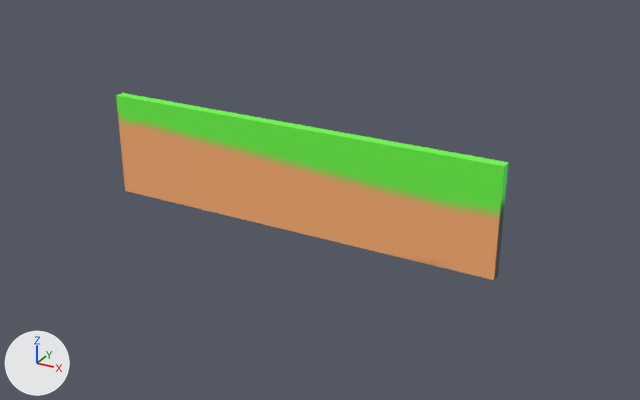
A saved change to the OBJ model Resources/Models/TitleStage/titleStage.obj.
One viewpoint serves both versions: a camera (50 mm lens) standing at (76.0, -127.7, 60.8) and looking at (5.1, 1.0, -3.6). Every picture has the same lights, and +X, +Y and +Z are marked at lower left. Where no turn or scale is listed for an object, it has been applied to the vertices.

Objects in the first picture: '立方体'.
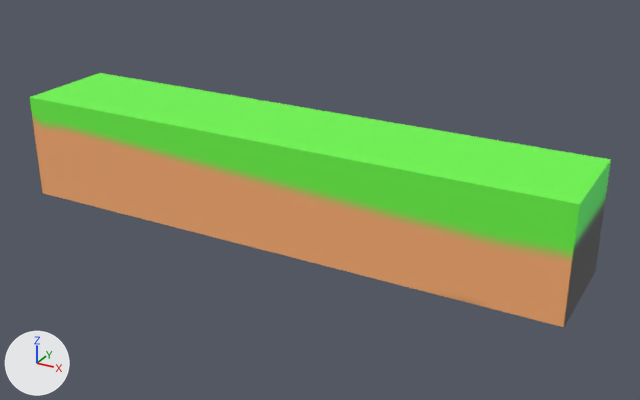
Where the change shows, as pixel boxes (x1, y1, x2, y2) in the pictures (640 x 400 px):
```json
{"object": "立方体", "change": "reshaped", "before": [116, 93, 509, 280], "after": [29, 73, 611, 327], "on screen": "48% wider, 36% taller"}
```

The change, as JSON lines over the scene's bpy script:
```json
{"block": "me_立方体", "where": "me_立方体.from_pydata(...)  # 8 vertices, 12 faces; spans x -39.1..39.1, y -1.0..1.0, z -10.1..10.1"}
{"block": "me_立方体", "where": "# used by ob_立方体; location = (0.0, 0.0, 0.0)"}
{"block": "me_立方体", "change": "me_立方体 part 1"}
{"op": "set", "path": "me_立方体.vertices[0].co", "old": "(39.1, 1.0, -10.1)", "new": "(52.9, 10.0, -10.1)", "note": "pixel (498, 275) -> pixel (595, 271)"}
{"op": "set", "path": "me_立方体.vertices[1].co", "old": "(39.1, 1.0, 10.1)", "new": "(52.9, 10.0, 10.1)", "note": "pixel (508, 162) -> pixel (611, 159)"}
{"op": "set", "path": "me_立方体.vertices[2].co", "old": "(39.1, -1.0, -10.1)", "new": "(52.9, -10.0, -10.1)", "note": "pixel (494, 280) -> pixel (564, 327)"}
{"op": "set", "path": "me_立方体.vertices[3].co", "old": "(39.1, -1.0, 10.1)", "new": "(52.9, -10.0, 10.1)", "note": "pixel (504, 166) -> pixel (579, 204)"}
{"op": "set", "path": "me_立方体.vertices[4].co", "old": "(-39.1, 1.0, -10.1)", "new": "(-52.9, 10.0, -10.1)"}
{"op": "set", "path": "me_立方体.vertices[5].co", "old": "(-39.1, 1.0, 10.1)", "new": "(-52.9, 10.0, 10.1)", "note": "pixel (122, 92) -> pixel (99, 72)"}
{"op": "set", "path": "me_立方体.vertices[6].co", "old": "(-39.1, -1.0, -10.1)", "new": "(-52.9, -10.0, -10.1)", "note": "pixel (124, 190) -> pixel (42, 193)"}
{"op": "set", "path": "me_立方体.vertices[7].co", "old": "(-39.1, -1.0, 10.1)", "new": "(-52.9, -10.0, 10.1)", "note": "pixel (115, 95) -> pixel (29, 97)"}
```
